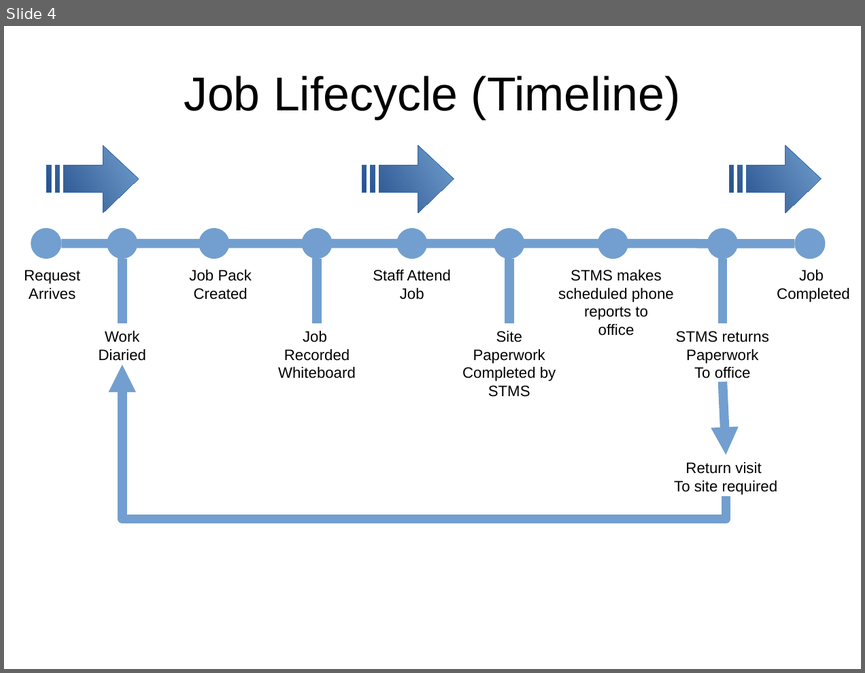
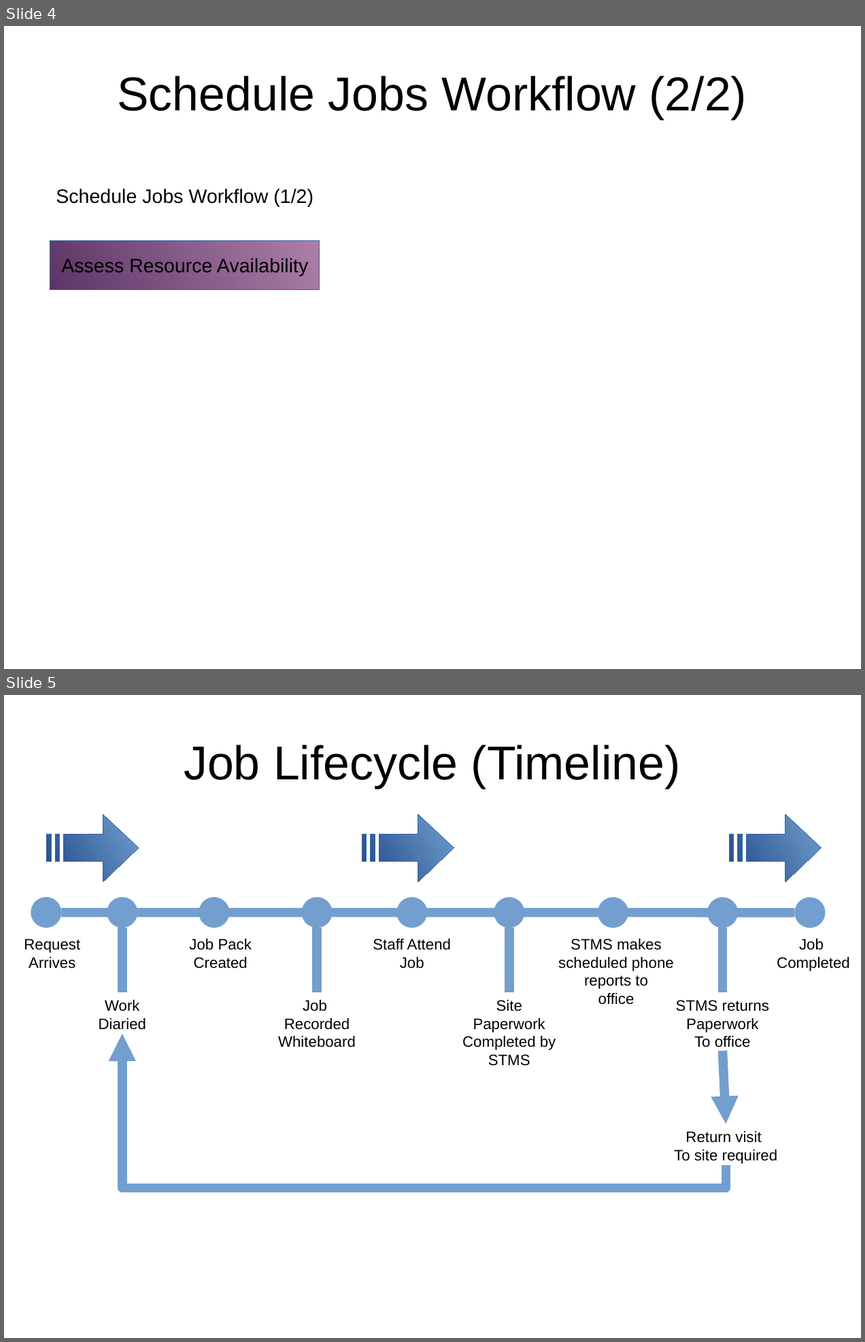
Before and after one commit to monkeysh1ne/TMNZ_Stuff, a slide deck: Workflows BP Models.odp. Shown one above the other, each under a label of ours: slide 4 before the commit, slides 4 and 5 after it. The pictures are 865x673 and 865x1342 pixels, drawn with LibreOffice and Linux fonts; fonts in the diff are those of the drawing. Boxes give left, top, right and bottom in pixels: in the first picture for what was removed or moved away, otherwise in the second. Text is boxed around its words. In the diff, an @@ line names an element or a change of style, - is before the commit and + after.

Commit message:
Continued working on Scheduled Job Workflow - 'Workflows BP Models.odp'

```diff
--- a/Workflows BP Models.odp
+++ b/Workflows BP Models.odp
@@ slide 4 added at [4,26,861,669], background #FFFFFF @@
@@ title added at [117,76,747,120], 44 pt, text #000000 @@
+Schedule Jobs Workflow (2/2)
@@ text added at [56,189,313,207], 18 pt, text #000000 @@
+Schedule Jobs Workflow (1/2)
@@ rectangle added at [50,241,319,290], fill gradient #AD7FA8 to #5C3566, outline #3465A4 0 pt @@
@@ text added at [61,258,308,276], 18 pt, text #000000 @@
+Assess Resource Availability
@@ what was slide 4 is now slide 5 @@
```
Also in this commit, not shown: 3 slides changed, 1 other file.
